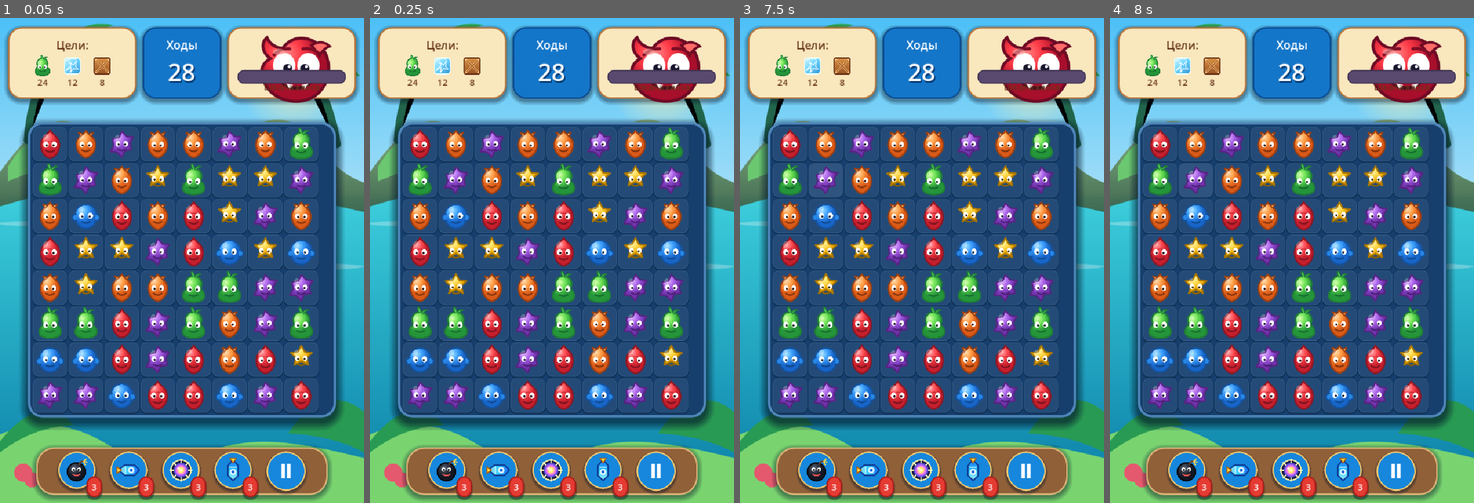
Above: before the commit, frames 1-4 (left to right).
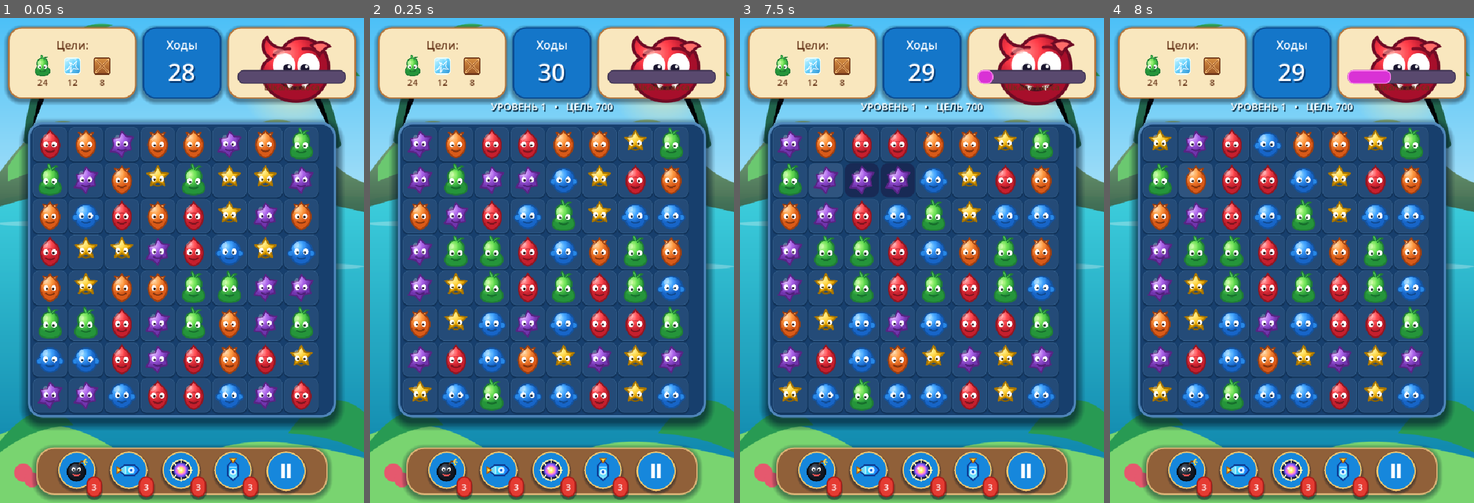
Above: after the commit, the same moments.

Repository: ksotik22/Mutant-Match
Game: Godot game, scene res://main.tscn
Two runs of this game, one before a commit and one after it. Both use one fixed random seed, a clock stepped at 60 frames per second and the inputs below.
Inputs (mouse positions are in pixels of both pictures, inside the frame that each line leads up to):
- Up to frame 1 (0.05 s): no input
- Up to frame 2 (0.25 s): no input
- Up to frame 3 (7.5 s): click (790, 144) at 0.52 s; click (827, 144) at 1.27 s; click (860, 144) at 2.02 s; click (896, 144) at 2.77 s; click (932, 144) at 3.52 s; click (969, 144) at 4.27 s; click (1005, 144) at 5.02 s; click (1042, 144) at 5.77 s; click (790, 178) at 6.52 s; click (827, 178) at 7.27 s
- Up to frame 4 (8 s): no input

Frame 1 is identical in both runs. In frame 2, 15% of the frame differs, in the area x 9-87%, y 9-81%; in frame 3, 16%, in the area x 9-92%, y 3-81%; in frame 4, 15%.

Commit message:
Enable level progression system

Diff:
--- a/project.godot
+++ b/project.godot
@@ -11,6 +11,7 @@
 Juice="*res://scripts/juice.gd"
 VisualUpgrade="*res://scripts/visual_upgrade.gd"
 LayoutFix="*res://scripts/layout_fix.gd"
+Levels="*res://scripts/levels.gd"
 Music="*res://scripts/music.gd"
 
 [display]
